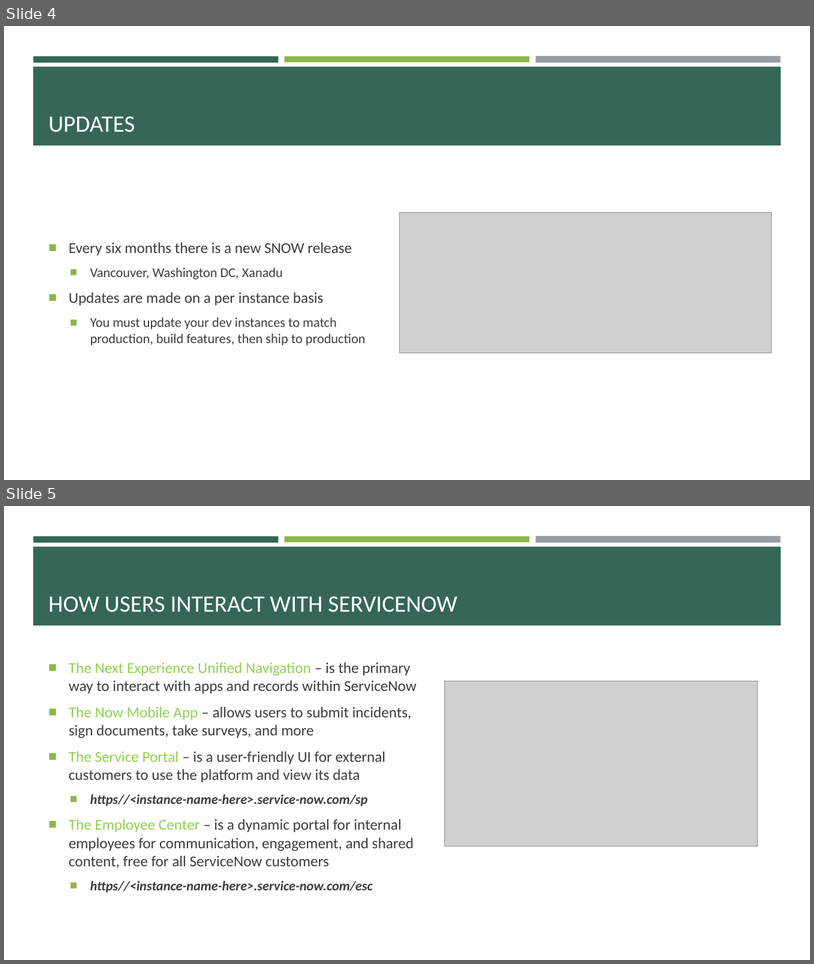
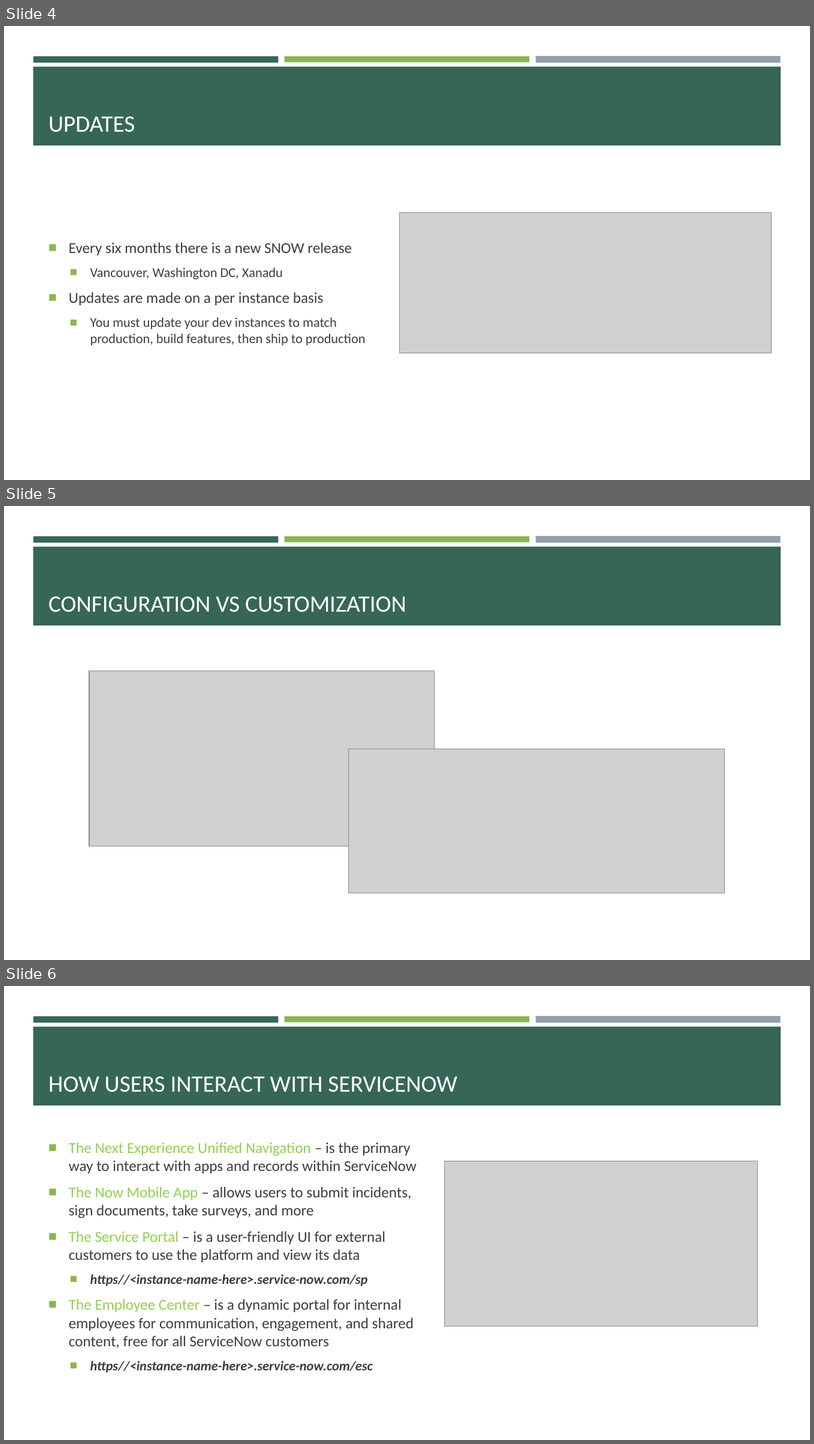
Before and after one commit to e-m-wilson/SNOW, a slide deck: Week_3/SNOW_Basics.pptx. Shown one above the other, each under a label of ours: slides 4 and 5 before the commit, slides 4, 5 and 6 after it. The pictures are 814x964 and 814x1444 pixels, drawn with LibreOffice and Linux fonts; fonts in the diff are those of the drawing; grey boxes stand for pictures. Boxes give left, top, right and bottom in pixels: in the first picture for what was removed or moved away, otherwise in the second. Text is boxed around its words. In the diff, an @@ line names an element or a change of style, - is before the commit and + after.

```diff
--- a/Week_3/SNOW_Basics.pptx
+++ b/Week_3/SNOW_Basics.pptx
@@ slide 5 added at (4,506,810,960), background #FFFFFF; not listed: 4 template elements that a slide beside it also shows @@
@@ title added at (48,596,407,612), 28 pt, text #FFFFFF @@
+CONFIGURATION VS CUSTOMIZATION
@@ picture added at (89,670,435,846) @@
@@ picture added at (349,748,725,892) @@
@@ what was slide 5 is now slide 6 @@
```
Also in this commit, not shown: 2 slides changed, 31 other slides added, 1 other file.
